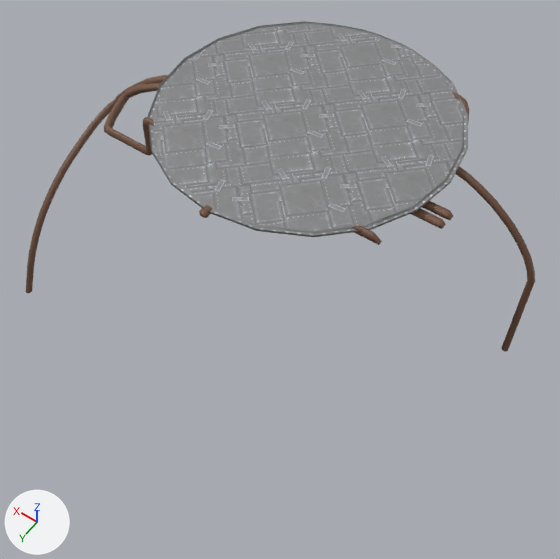
The FBX model Assets/Art/Environment/Ship/Ship/Ceiling.fbx, before and after one commit.
One viewpoint serves both versions: a 50 mm camera at (-8.61, 13.3, 21.54) aimed at (-0.75, 2.3, 4.26). Lighting does not change. The marker at lower left points along +X, +Y and +Z. Where no turn or scale is listed for an object, it has been applied to the vertices.

Objects in the first picture: 'Ceiling7'.
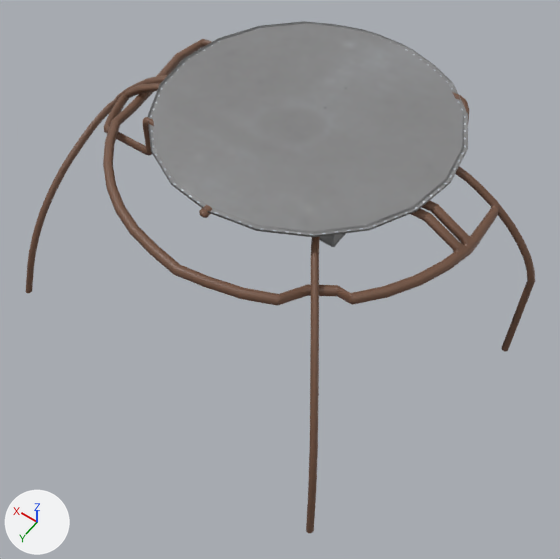
Where the newer file only moved an object's origin or applied its transform, the numbers keep the older frame.

What changed in the scene script:
```text
Change me_mesh:
    used by ob_ceiling7; location = (-0.09, 0.9, 5.11)
    remove me_mesh.from_pydata(...)  # 1121 vertices, 1116 faces; spans x -6.71..6.71, y -5.0..5.0, z -3.21..3.14
    add me_mesh.from_pydata(...)  # 1925 vertices, 1914 faces; spans x -6.71..6.71, y -5.0..6.18, z -3.21..3.14
    me_mesh part 1: a new loose piece of 136 vertices spanning x -2.32..2.68, y -2.43..1.42, z 1.68..3.14, in mat_trimmington (picture img_shiptrim1_png)
    me_mesh part 2: 24 vertices moved from x -4.53..-3.37, y -0.3..1.71, z 2.72..3.13 to x -4.16..-1.76, y -0.3..1.71, z 2.72..3.13; 14 vertices removed from x -5.05..-3.45, y -1.72..1.66, z 2.13..3.11; 682 vertices added at x -5.3..5.46, y -3.99..6.18, z -3.19..3.13
    me_mesh part 3: 24 faces spanning x -3.94..4.12, y -4.86..3.12, z 3.13..3.14 switch from mat_metalpatch to mat_trimmington (picture img_shiptrim1_png)
```

Boxes [x1, y1, x2, y2] around the edits, measured in the pictures (560 x 559 px):
'Ceiling7', reshaped (55% taller)
    before: [26, 21, 535, 352]
    after: [26, 21, 535, 533]
part 1 of me_mesh, added
    after: [320, 87, 347, 247]
part 2 of me_mesh, built on
    before: [370, 186, 508, 245]
    after: [103, 39, 508, 533]
part 3 of me_mesh, recoloured
    both: [154, 26, 455, 231]
